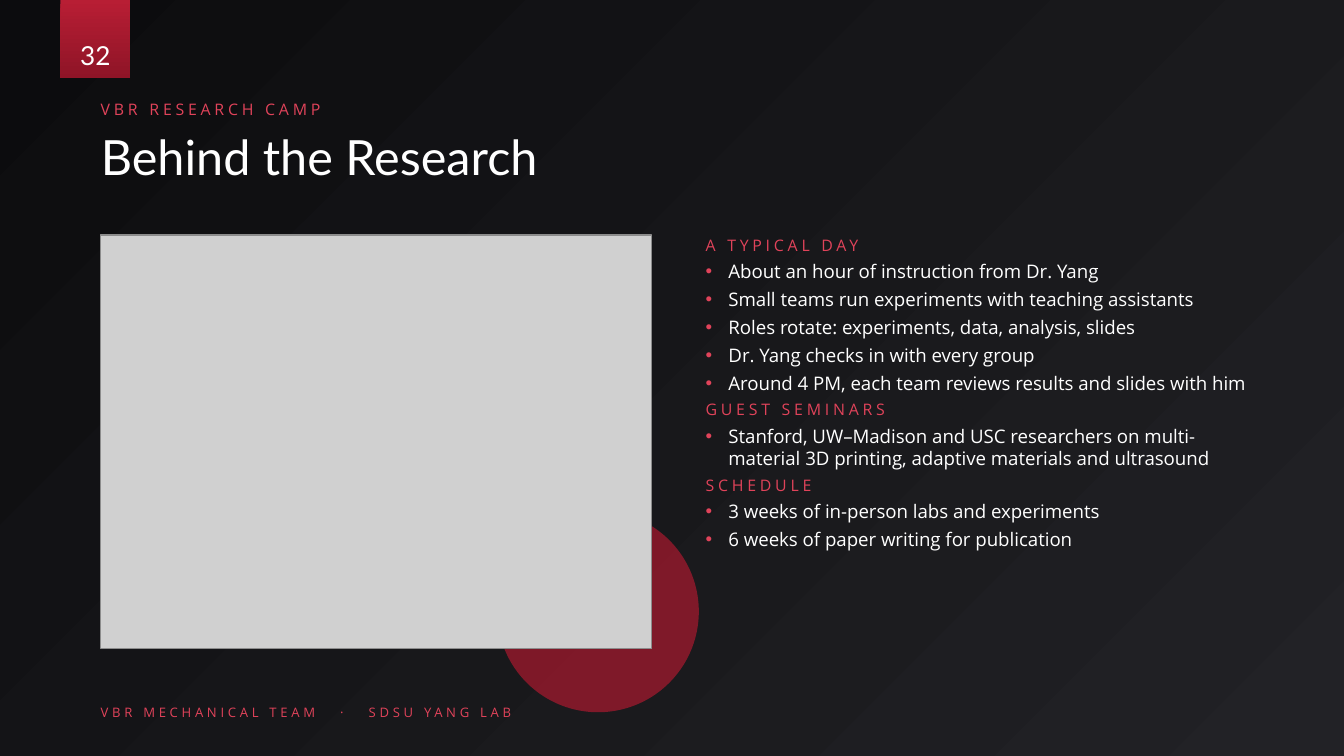
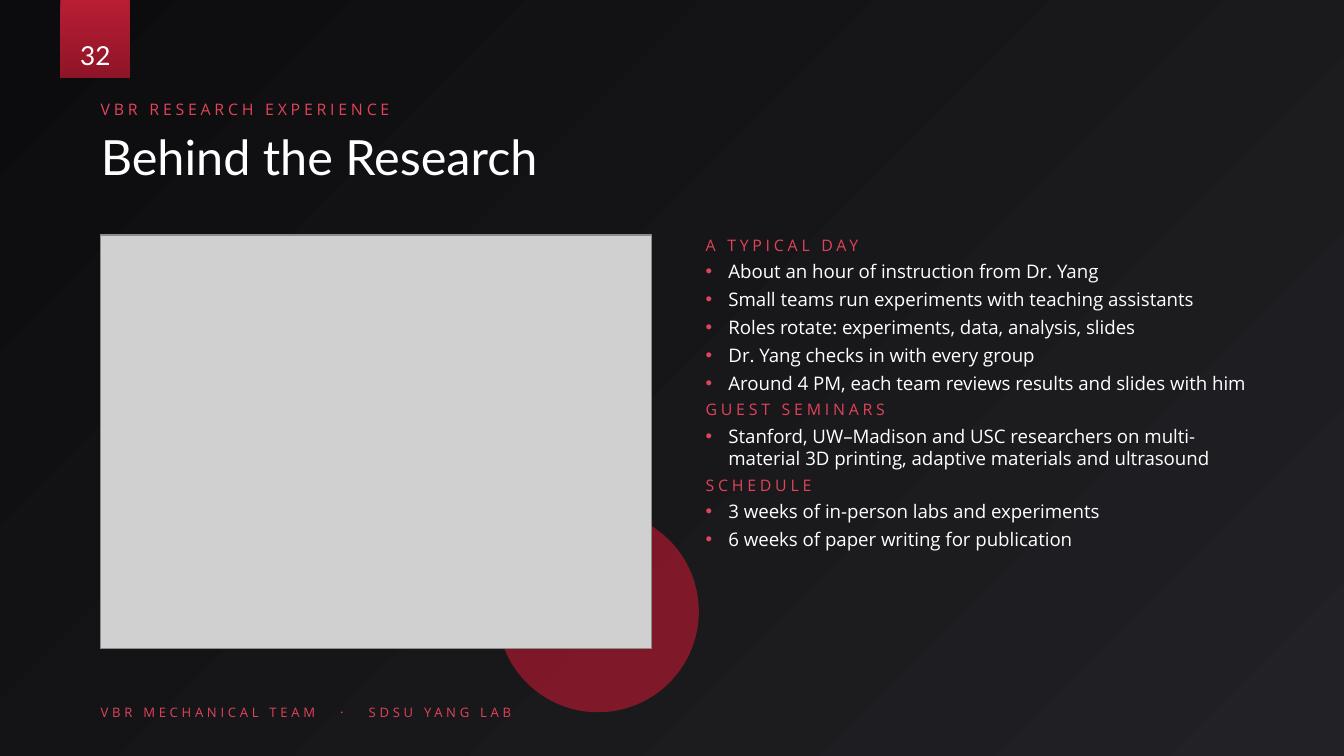
Before and after one commit to DuckieOverload/vbr, a slide deck: slide 32 of Bio-Inspired_Armor_Slides.pptx. Drawn at 1344x756 pixels with LibreOffice and Linux fonts; fonts in the diff are those of the drawing; grey boxes stand for pictures; background and template pictures are left out. Boxes give left, top, right and bottom in pixels: in the first picture for what was removed or moved away, otherwise in the second. Text is boxed around its words. In the diff, an @@ line names an element or a change of style, - is before the commit and + after.

```diff
--- a/Bio-Inspired_Armor_Slides.pptx
+++ b/Bio-Inspired_Armor_Slides.pptx
@@ text at (x1=101, y1=103, x2=389, y2=115): text changed @@
-VBR RESEARCH CAMP
+VBR RESEARCH EXPERIENCE
```
Also in this commit, not shown: 1 other slide changed, 5 other files.
